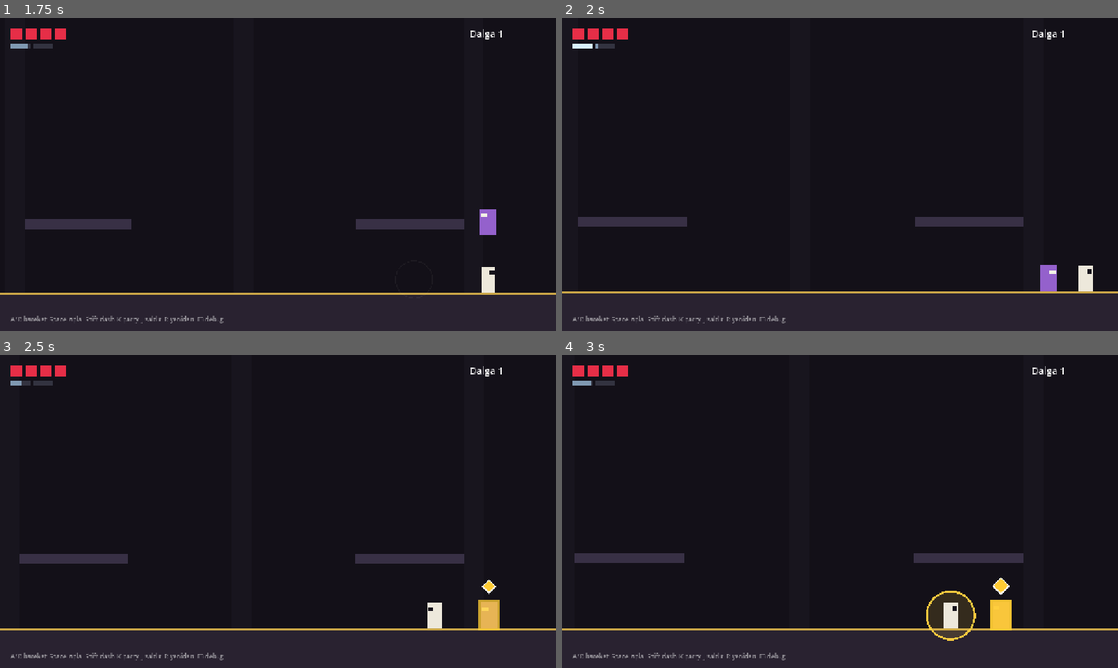
Above: before the commit, frames 1-4 (two rows, left to right).
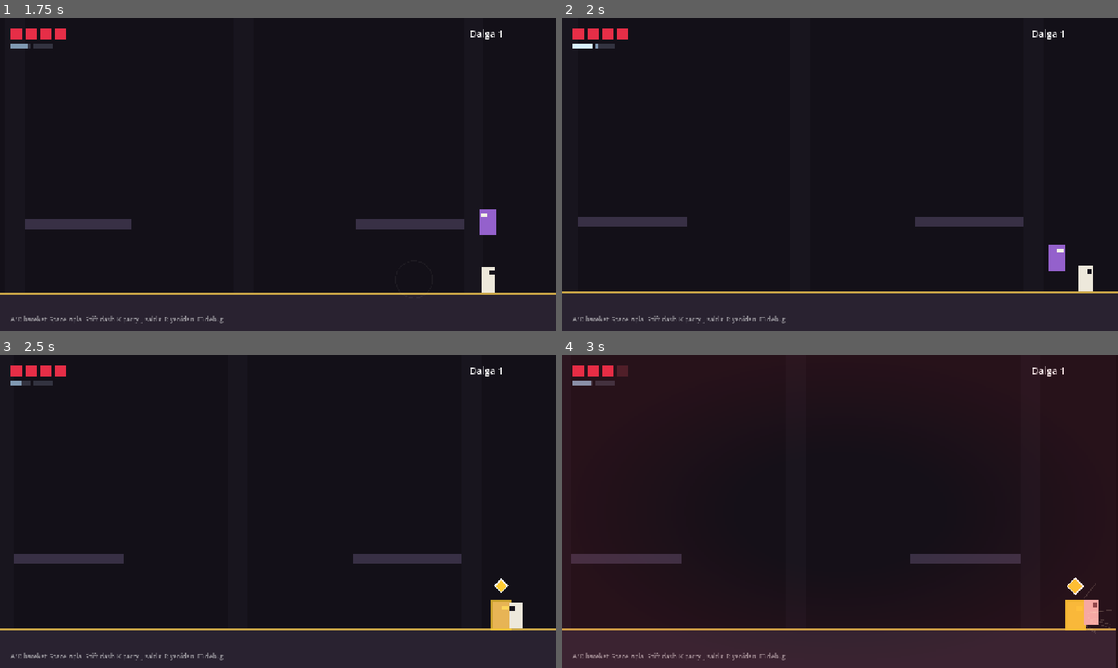
Above: after the commit, the same moments.

Repository: Atreudos/eclipse-of-sidera
Game: Godot game, scene res://levels/test_arena.tscn
Same seed, same stepped clock (60 frames per second), same inputs: the game is played once before the commit and once after it.
Inputs (mouse positions are in pixels of both pictures, inside the frame that each line leads up to):
- Up to frame 1 (1.75 s): tap Enter at 0.5 s; move the mouse to (400, 158) at 0.52 s; hold D (move_right) from 0.53 s (still down); tap Shift (dash) at 0.6, 1.55 s; click (400, 158) at 0.67 s; tap Space (jump) at 0.77, 1.52 s; move the mouse to (166, 190) at 1.27 s; tap J (attack) at 1.35 s
- Up to frame 2 (2 s): keep holding D (move_right)
- Up to frame 3 (2.5 s): move the mouse to (333, 442) at 2.02 s; release D (move_right) at 2.03 s; hold A (move_left) from 2.03 s (still down); tap Shift (dash) at 2.1 s
- Up to frame 4 (3 s): move the mouse to (812, 574) at 2.77 s; release A (move_left) at 2.78 s; hold D (move_right) from 2.78 s (still down); tap K (parry) at 2.85 s; click (812, 574) at 2.92 s

Frame 1 is identical in both runs. In frame 2, 0.4% of the frame differs, in the area x 86-91%, y 72-88%; in frame 3, 1.0%; in frame 4, 2.5%, in the area x 1-100%, y 0-100%.

Commit message:
Gövdeler katı: dash düşmanın içinden geçmez
- Oyuncu <-> düşman çarpışması açıldı (maske 133 / 131); mermiler hâlâ sadece dünyaya çarpar.
- Dash düşmana çarpınca erken biter, kıvılcım + hafif sarsıntı verir (dash_bumped sinyali).
- Birinin başına konan (oyuncu ya da düşman) yana kayar, üstünde asılı kalmaz.
- Ölü düşman çarpışma katmanını bırakır, artık engel olmaz.
- Testler: kati_govde, kati_govde_dusman.

Co-Authored-By: Claude Sonnet 5.5 <noreply@anthropic.com>
Claude-Session: https://claude.ai/code/session_01WiyHfoSCdmTqdHnhqbx1Ep

Diff:
--- a/actors/enemies/bidder.tscn
+++ b/actors/enemies/bidder.tscn
@@ -15,7 +15,7 @@
 
 [node name="Bidder" type="CharacterBody2D"]
 collision_layer = 4
-collision_mask = 129
+collision_mask = 131
 script = ExtResource("1_bidder")
 max_hp = 4
 jump_velocity = 880.0
--- a/actors/enemies/enemy_base.gd
+++ b/actors/enemies/enemy_base.gd
@@ -11,6 +11,8 @@
 
 const GOLD := Color(1.0, 0.8, 0.2)
 const RED := Color(1.0, 0.22, 0.22)
+## Başına konulan oyuncudan kayma hızı (px/sn).
+const SLIDE_OFF_SPEED := 220.0
 
 # Düşman animasyonları (PNG'ler assets/sprites/<düşman>/ içine konunca otomatik kullanılır).
 const ANIM_SPEC := {
@@ -81,6 +83,17 @@
 	else:
 		_ai(delta)
 	move_and_slide()
+	_slide_off_player()
+
+
+## Oyuncunun başına konduysak yana kay (gövdeler katı olduğu için üstünde asılı kalmasın).
+func _slide_off_player() -> void:
+	for i in get_slide_collision_count():
+		var col := get_slide_collision(i)
+		if col.get_collider() is Player and col.get_normal().y < -0.6:
+			var dir := signf(global_position.x - (col.get_collider() as Node2D).global_position.x)
+			velocity.x = (dir if dir != 0.0 else 1.0) * SLIDE_OFF_SPEED
+			return
 
 
 func _process(delta: float) -> void:
@@ -197,6 +210,8 @@
 	remove_from_group("enemies")
 	EventBus.enemy_died.emit(self)
 	set_tell(Tell.NONE)
+	# Ölü düşman artık engel olmaz (oyuncu içinden geçebilir).
+	set_deferred("collision_layer", 0)
 	if hurtbox != null:
 		hurtbox.set_deferred("monitorable", false)
 	_on_death()
--- a/actors/enemies/shooter.tscn
+++ b/actors/enemies/shooter.tscn
@@ -11,7 +11,7 @@
 
 [node name="Shooter" type="CharacterBody2D"]
 collision_layer = 4
-collision_mask = 129
+collision_mask = 131
 script = ExtResource("1_shooter")
 max_hp = 3
 
--- a/actors/player/player.gd
+++ b/actors/player/player.gd
@@ -6,8 +6,13 @@
 ## (Oyun içinde F3 ile açılan debug panelinden de bazılarını canlı değiştirebilirsin.)
 
 signal dash_charges_changed(current: int, maximum: int)
+## Dash bir düşmanın gövdesine çarptı (içinden geçilmez).
+signal dash_bumped(enemy: EnemyBase)
 
 enum State { MOVE, DASH, ATTACK, PARRY, HURT, DEAD }
+
+## Düşmanın başına konulunca kayma hızı (px/sn).
+const SLIDE_OFF_SPEED := 220.0
 
 const BASE_STATS := {
 	"max_health": 4.0,
@@ -168,8 +173,44 @@
 		State.DEAD:
 			_state_dead(delta)
 	move_and_slide()
+	_post_move(delta)
 	intent.clear_edges()
 	queue_redraw()
+
+
+## Hareketten sonra: düşman gövdesine çarpan dash erken biter; düşmanın başına konulursa yana kayılır.
+func _post_move(delta: float) -> void:
+	var bumped: EnemyBase = null
+	var on_head: EnemyBase = null
+	for i in get_slide_collision_count():
+		var col := get_slide_collision(i)
+		var other := col.get_collider() as EnemyBase
+		if other == null:
+			continue
+		if col.get_normal().y < -0.6:
+			on_head = other
+		elif state == State.DASH and col.get_normal().x * float(_dash_dir) < -0.5:
+			bumped = other
+	if bumped != null:
+		_dash_bump(bumped)
+	elif on_head != null and not dead:
+		var dir := signf(global_position.x - on_head.global_position.x)
+		if dir == 0.0:
+			dir = float(facing)
+		velocity.x = dir * SLIDE_OFF_SPEED
+		move_and_collide(Vector2(dir * SLIDE_OFF_SPEED * delta, 0.0))
+
+
+## Dash bir düşmanın gövdesine çarptı: içinden geçilmez, dash orada biter.
+func _dash_bump(enemy: EnemyBase) -> void:
+	_dash_t = stats.value("dash_time")
+	velocity.x = -float(_dash_dir) * 70.0
+	EventBus.screen_shake.emit(4.0, 0.12)
+	EventBus.camera_kick.emit(Vector2(float(_dash_dir), 0.0), 4.0)
+	var at := (global_position + enemy.global_position) * 0.5
+	HitSpark.spawn(get_parent(), at, Vector2(-float(_dash_dir), -0.2), Color(1.0, 1.0, 1.0), 0.8)
+	Sfx.play("hit", -9.0, 1.5)
+	dash_bumped.emit(enemy)
 
 
 func _process(delta: float) -> void:
--- a/actors/player/player.tscn
+++ b/actors/player/player.tscn
@@ -18,7 +18,7 @@
 
 [node name="Player" type="CharacterBody2D"]
 collision_layer = 2
-collision_mask = 129
+collision_mask = 133
 script = ExtResource("1_player")
 faction = "player"
 
--- a/tests/run_tests.gd
+++ b/tests/run_tests.gd
@@ -55,6 +55,8 @@
 		"parry_erken": _test_parry_early_and_iframes,
 		"kirmizi_mermi": _test_red_projectile,
 		"dash_mermi": _test_dash_through_projectile,
+		"kati_govde": _test_solid_bodies,
+		"kati_govde_dusman": _test_enemy_blocked_by_player,
 		"kombo": _test_melee_combo_and_kill,
 		"teklifci_parry": _test_bidder_lunge_parry,
 		"teklifci_kirmizi": _test_bidder_red_lunge_and_death,
@@ -383,6 +385,93 @@
 			pressed = true
 	check(pressed, "dash tetiklendi")
 	check(p.health == hp0, "dash i-frame'i kırmızı mermiyi geçirdi")
+
+
+func _test_solid_bodies() -> void:
+	await _new_world("Gövdeler katı: oyuncu ve düşman birbirinin içinden geçmez")
+	var p := _spawn_player(500.0)
+	var e := BIDDER.instantiate() as Bidder
+	_world.add_child(e)
+	e.global_position = Vector2(700.0, 612.0)
+	e.set_physics_process(false)
+	await _frames(20)
+	var gap_min := p.body_half_width() + e.body_half_width()
+	# 1) Yürüyerek içinden geçilmez
+	p.intent.move_x = 1.0
+	await _frames(120)
+	p.intent.move_x = 0.0
+	check(p.global_position.x < e.global_position.x, "yürürken düşmanın içinden geçilmiyor (oyuncu %.0f, düşman %.0f)" % [p.global_position.x, e.global_position.x])
+	check(e.global_position.x - p.global_position.x >= gap_min - 1.5, "gövdeler iç içe girmiyor (%.1f px, en az %.1f)" % [e.global_position.x - p.global_position.x, gap_min])
+	# 2) Dash düşmana çarpınca durur
+	p.global_position.x = 600.0
+	await _frames(10)
+	var bumps := [0]
+	p.dash_bumped.connect(func(_en: EnemyBase) -> void: bumps[0] += 1)
+	p.facing = 1
+	p.intent.move_x = 1.0
+	p.intent.dash_pressed = true
+	await _frames(1)
+	var dash_frames := 0
+	for i in 40:
+		await get_tree().physics_frame
+		if p.state == Player.State.DASH:
+			dash_frames += 1
+	p.intent.move_x = 0.0
+	check(bumps[0] == 1, "dash düşmana çarptı (çarpma sayısı %d)" % bumps[0])
+	check(e.global_position.x - p.global_position.x >= gap_min - 1.5, "dash düşmanın içinden geçmedi (%.1f px)" % (e.global_position.x - p.global_position.x))
+	check(dash_frames < 9, "çarpan dash erken bitti (%d kare, tam dash ~10)" % dash_frames)
+	# 3) Dash düşmandan UZAĞA serbest
+	p.global_position.x = 500.0
+	await _frames(10)
+	var x0 := p.global_position.x
+	p.facing = -1
+	p.intent.move_x = -1.0
+	p.intent.dash_pressed = true
+	await _frames(14)
+	p.intent.move_x = 0.0
+	check(x0 - p.global_position.x > 120.0, "düşmandan uzağa dash serbest (%.0f px)" % (x0 - p.global_position.x))
+	# 4) Düşmanın başına inen oyuncu yana kayar
+	p.global_position = Vector2(e.global_position.x, 520.0)
+	p.velocity = Vector2.ZERO
+	await _frames(100)
+	check(p.is_on_floor() and absf(p.global_position.y - 614.0) < 4.0, "düşmanın başında asılı kalmadı, yere indi (y %.0f)" % p.global_position.y)
+	check(absf(p.global_position.x - e.global_position.x) >= gap_min - 1.5, "baştan yana kaydı (%.1f px)" % absf(p.global_position.x - e.global_position.x))
+	# 5) Ölü düşman engel olmaz (ölüm efekti ~0.3 sn'de düşmanı siler; konumu önceden al)
+	var dead_x := e.global_position.x
+	e.take_damage(99, p)
+	await _frames(3)
+	check(e.dead, "düşman öldü")
+	check(e.collision_layer == 0, "ölü düşmanın çarpışma katmanı kapandı (layer %d)" % e.collision_layer)
+	p.global_position.x = dead_x - 70.0
+	await _frames(5)
+	p.intent.move_x = 1.0
+	var crossed := false
+	for i in 40:
+		await get_tree().physics_frame
+		if p.global_position.x > dead_x + 20.0:
+			crossed = true
+			break
+	p.intent.move_x = 0.0
+	check(crossed, "ölü düşmanın içinden geçilebiliyor (oyuncu %.0f, ölü düşman x=%.0f)" % [p.global_position.x, dead_x])
+
+
+func _test_enemy_blocked_by_player() -> void:
+	await _new_world("Gövdeler katı: düşman da oyuncunun içinden geçmez")
+	var p := _spawn_player(500.0)
+	p.stats.set_base("max_health", 99.0)
+	p.health = 99
+	var e := BIDDER.instantiate() as Bidder
+	_world.add_child(e)
+	e.global_position = Vector2(740.0, 612.0)
+	await _frames(240)
+	var gap_min := p.body_half_width() + e.body_half_width()
+	check(not e.dead and not p.dead, "ikisi de hayatta")
+	check(absf(e.global_position.x - p.global_position.x) >= gap_min - 1.5, "kovalayan düşman oyuncunun içine girmedi (%.1f px)" % absf(e.global_position.x - p.global_position.x))
+	# Düşman oyuncunun başına düşerse kayıp iner
+	e.global_position = Vector2(p.global_position.x, p.global_position.y - 90.0)
+	e.velocity = Vector2.ZERO
+	await _frames(100)
+	check(e.is_on_floor() and absf(e.global_position.y - 613.0) < 4.0, "düşman oyuncunun başında asılı kalmadı (y %.0f)" % e.global_position.y)
 
 
 func _test_melee_combo_and_kill() -> void:
